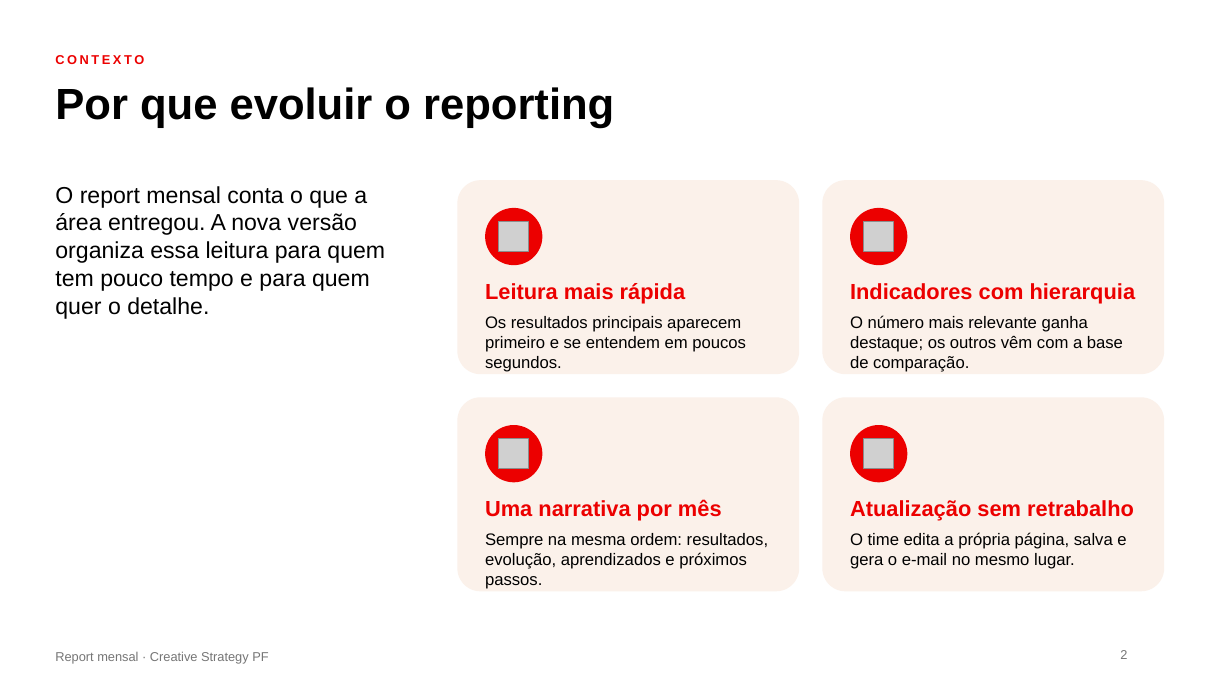
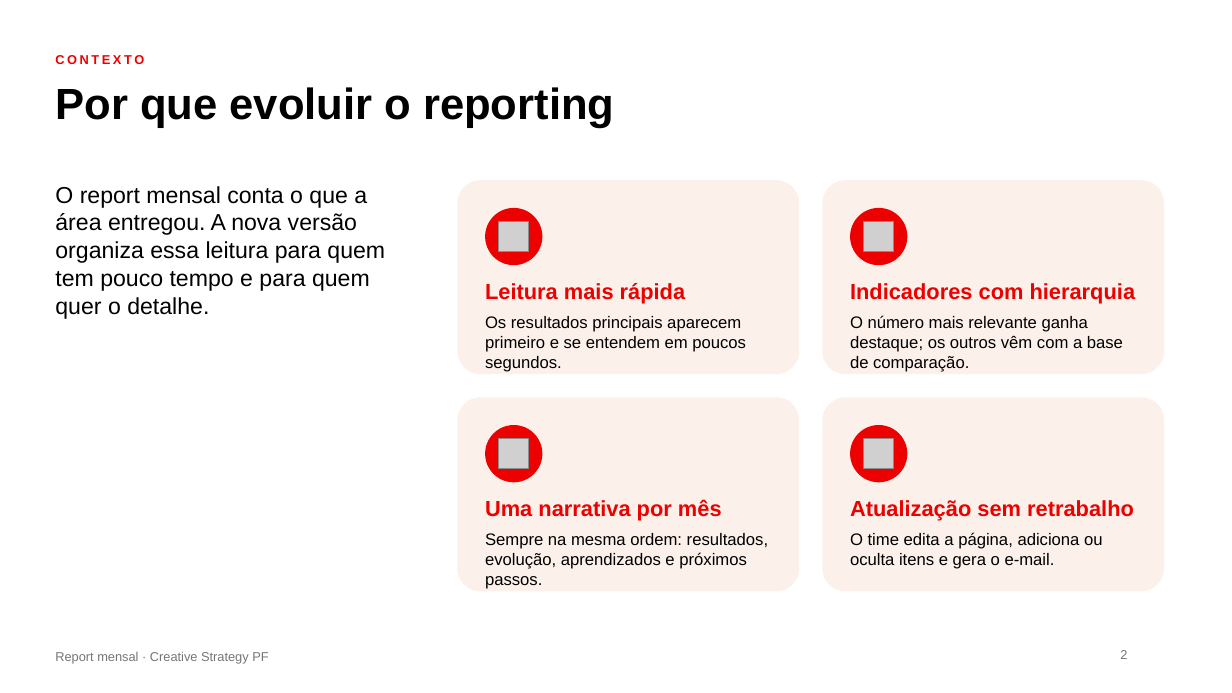
Before and after one commit to fabrizzioriccelli/report_mensal_st, a slide deck: slide 2 of kit/apresentacao-executiva.pptx. Drawn at 1232x693 pixels with LibreOffice and Linux fonts; fonts in the diff are those of the drawing; grey boxes stand for pictures; background and template pictures are left out. Boxes give left, top, right and bottom in pixels: in the first picture for what was removed or moved away, otherwise in the second. Text is boxed around its words. In the diff, an @@ line names an element or a change of style, - is before the commit and + after.

```diff
--- a/kit/apresentacao-executiva.pptx
+++ b/kit/apresentacao-executiva.pptx
@@ text at <box>850,532,1103,569</box>: text changed @@
-O time edita a própria página, salva e gera o e-mail no mesmo lugar.
+O time edita a página, adiciona ou oculta itens e gera o e-mail.
```
Also in this commit, not shown: 2 other slides changed, 4 other files.
